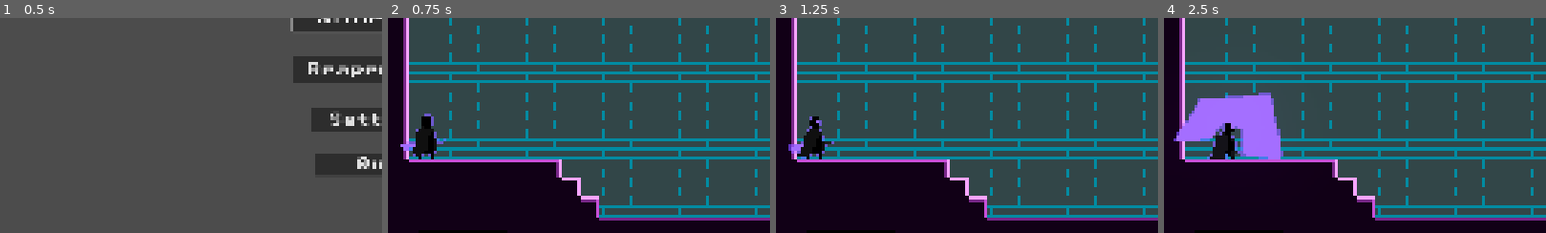
Above: before the commit, frames 1-4 (left to right).
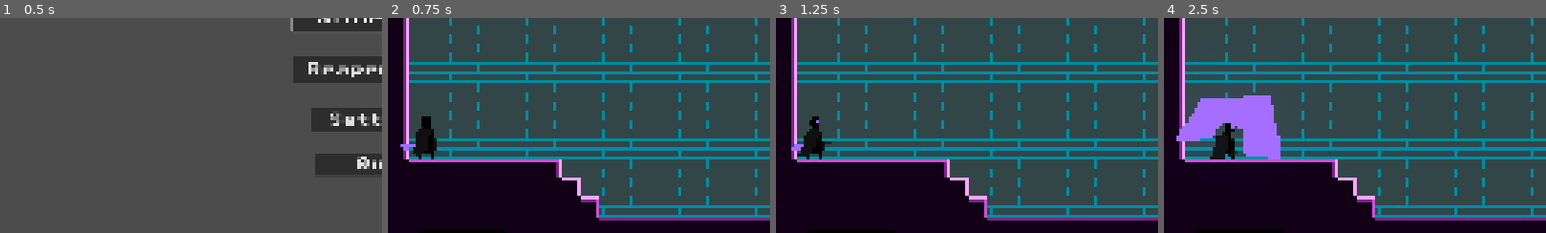
Above: after the commit, the same moments.

Repository: AnejMajnik/soulsvania
Game: Godot game, scene res://scenes/main_menu.tscn
Same seed, same stepped clock (60 frames per second), same inputs: the game is played once before the commit and once after it. Sound files missing from this copy of the repository are replaced by a short silence.
Inputs (mouse positions are % of the whole screen's width and height, from its top left):
- Up to frame 1 (0.5 s): no input
- Up to frame 2 (0.75 s): click "Slime Boss" at 0.5 s
- Up to frame 3 (1.25 s): no input
- Up to frame 4 (2.5 s): click (3, 5) at 1.25 s; tap Enter at 2 s; move the mouse to (72, 45) at 2.02 s; hold D (move_right) from 2.03 s (still down); click (72, 45) at 2.1 s; tap Space (jump) at 2.27 s
The pictures show only the part of the screen within x 0-50%, y 38-88%; the shares and areas given below are measured in that part.

Frame 1 is identical in both runs. In frame 2, 0.2% of the frame differs, in the area x 4-16%, y 44-65%; in frame 3, 0.2%; in frame 4, 0.7%, in the area x 2-32%, y 34-66%.

Commit message:
Removed outline

Diff:
--- a/scenes/boss_fight_1.tscn
+++ b/scenes/boss_fight_1.tscn
@@ -101,3 +101,7 @@
 
 [node name="WorldEnvironment" type="WorldEnvironment" parent="." unique_id=1141893154]
 environment = SubResource("Environment_ryc1b")
+
+[node name="BossGroundReference" type="Marker2D" parent="." unique_id=1757950681]
+position = Vector2(200, 34)
+scale = Vector2(1.5, 1.5)
--- a/scenes/bosses/reaper_boss/reaper_boss.tscn
+++ b/scenes/bosses/reaper_boss/reaper_boss.tscn
@@ -1,8 +1,8 @@
 [gd_scene format=3 uid="uid://djwtchsmcu5r1"]
 
 [ext_resource type="Script" uid="uid://cfr6oucfc21od" path="res://scripts/reaper_boss/reaper_boss.gd" id="1_2y1lr"]
-[ext_resource type="Shader" uid="uid://bmxm7b5xpjbx0" path="res://shaders/flash_and_outline.gdshader" id="2_4fqyk"]
 [ext_resource type="Texture2D" uid="uid://b3khexsvcc0am" path="res://assets/spritesheets/reaper.png" id="2_qblgn"]
+[ext_resource type="Shader" uid="uid://bpsvo5k515uov" path="res://shaders/flash.gdshader" id="2_roia0"]
 [ext_resource type="AudioStream" uid="uid://bympooo02yxeq" path="res://assets/sounds/hit.wav" id="4_53llj"]
 [ext_resource type="AudioStream" uid="uid://3wwblobx08kr" path="res://assets/sounds/scythe_slash.wav" id="5_4bigi"]
 [ext_resource type="Script" uid="uid://dg50vd42bmary" path="res://scripts/behavior_tree/selector.gd" id="5_axcfw"]
@@ -29,8 +29,7 @@
 [ext_resource type="Resource" uid="uid://bew6im0tvkgb4" path="res://resources/attack_data/attack_aoe_data.tres" id="13_phou2"]
 
 [sub_resource type="ShaderMaterial" id="ShaderMaterial_qblgn"]
-shader = ExtResource("2_4fqyk")
-shader_parameter/outline_color = Color(1, 1, 1, 1)
+shader = ExtResource("2_roia0")
 shader_parameter/flash_color = Color(1, 1, 1, 1)
 shader_parameter/flash_amount = 0.0
 
--- a/scenes/bosses/reaper_boss/scythe.tscn
+++ b/scenes/bosses/reaper_boss/scythe.tscn
@@ -2,15 +2,16 @@
 
 [ext_resource type="Texture2D" uid="uid://phn8lyf587kp" path="res://assets/spritesheets/scythe.png" id="1_1nqim"]
 [ext_resource type="Script" uid="uid://2oxov4icpshb" path="res://scripts/reaper_boss/scythe.gd" id="1_ofckj"]
-[ext_resource type="Shader" uid="uid://c7gbk7hxpmpka" path="res://shaders/outline.gdshader" id="2_6y8br"]
+[ext_resource type="Shader" uid="uid://bpsvo5k515uov" path="res://shaders/flash.gdshader" id="2_72qia"]
 [ext_resource type="AudioStream" uid="uid://b6e1i28myiupu" path="res://assets/sounds/scythe_spin.wav" id="4_72qia"]
 
 [sub_resource type="RectangleShape2D" id="RectangleShape2D_nrent"]
 size = Vector2(12.416667, 34.5)
 
 [sub_resource type="ShaderMaterial" id="ShaderMaterial_ybbkt"]
-shader = ExtResource("2_6y8br")
-shader_parameter/outline_color = Color(1, 1, 1, 1)
+shader = ExtResource("2_72qia")
+shader_parameter/flash_color = Color(1, 1, 1, 1)
+shader_parameter/flash_amount = 0.0
 
 [sub_resource type="AtlasTexture" id="AtlasTexture_1nqim"]
 atlas = ExtResource("1_1nqim")
--- a/scenes/player.tscn
+++ b/scenes/player.tscn
@@ -1,7 +1,7 @@
 [gd_scene format=3 uid="uid://d0x36rwurp4fl"]
 
 [ext_resource type="Script" uid="uid://bs2ss227joghs" path="res://scripts/player.gd" id="1_g2els"]
-[ext_resource type="Shader" uid="uid://bmxm7b5xpjbx0" path="res://shaders/flash_and_outline.gdshader" id="2_i4ail"]
+[ext_resource type="Shader" uid="uid://bpsvo5k515uov" path="res://shaders/flash.gdshader" id="2_i4ail"]
 [ext_resource type="Texture2D" uid="uid://bms1in8wcovd0" path="res://assets/spritesheets/purple_spritesheet.png" id="3_f1ej7"]
 [ext_resource type="Script" uid="uid://bvpidnwfs1qx4" path="res://scripts/state_machine/state_machine.gd" id="3_qlg0r"]
 [ext_resource type="AudioStream" uid="uid://bj5jfwrvw60ua" path="res://assets/sounds/sword_slash.wav" id="3_ur7pv"]
@@ -24,7 +24,6 @@
 
 [sub_resource type="ShaderMaterial" id="ShaderMaterial_f1ej7"]
 shader = ExtResource("2_i4ail")
-shader_parameter/outline_color = Color(1, 1, 1, 1)
 shader_parameter/flash_color = Color(1, 1, 1, 1)
 shader_parameter/flash_amount = 0.0
 
--- a/scripts/player.gd
+++ b/scripts/player.gd
@@ -36,9 +36,6 @@
 
 func _ready() -> void:
 	Autoload.player_node = self
-
-	# Set up shader texture
-	animated_sprite.material.set_shader_parameter("outline_color", Color(0.498, 0.357, 1.0, 0.5));
 
 	# Set up health
 	health = max_health
--- a/scripts/reaper_boss/reaper_boss.gd
+++ b/scripts/reaper_boss/reaper_boss.gd
@@ -43,7 +43,6 @@
 
 	flip_sprite(-1)
 
-	animated_sprite.material.set_shader_parameter("outline_color", Color(0.8863, 0.1608, 0.4863, 0.5))
 	music.play()
 
 func spend_stamina(amount: int) -> void:
--- a/scripts/reaper_boss/scythe.gd
+++ b/scripts/reaper_boss/scythe.gd
@@ -22,7 +22,6 @@
 	direction = sign(player.global_position.x - global_position.x)
 	velocity.x = direction * SPEED
 	starting_location = global_position.x
-	animated_sprite_2d.material.set_shader_parameter("outline_color", Color(0.8863, 0.1608, 0.4863, 0.5))
 	scythe_spin.play()
 
 	if direction == -1:
Not shown, changed: dev_logs/dev_logs.md
